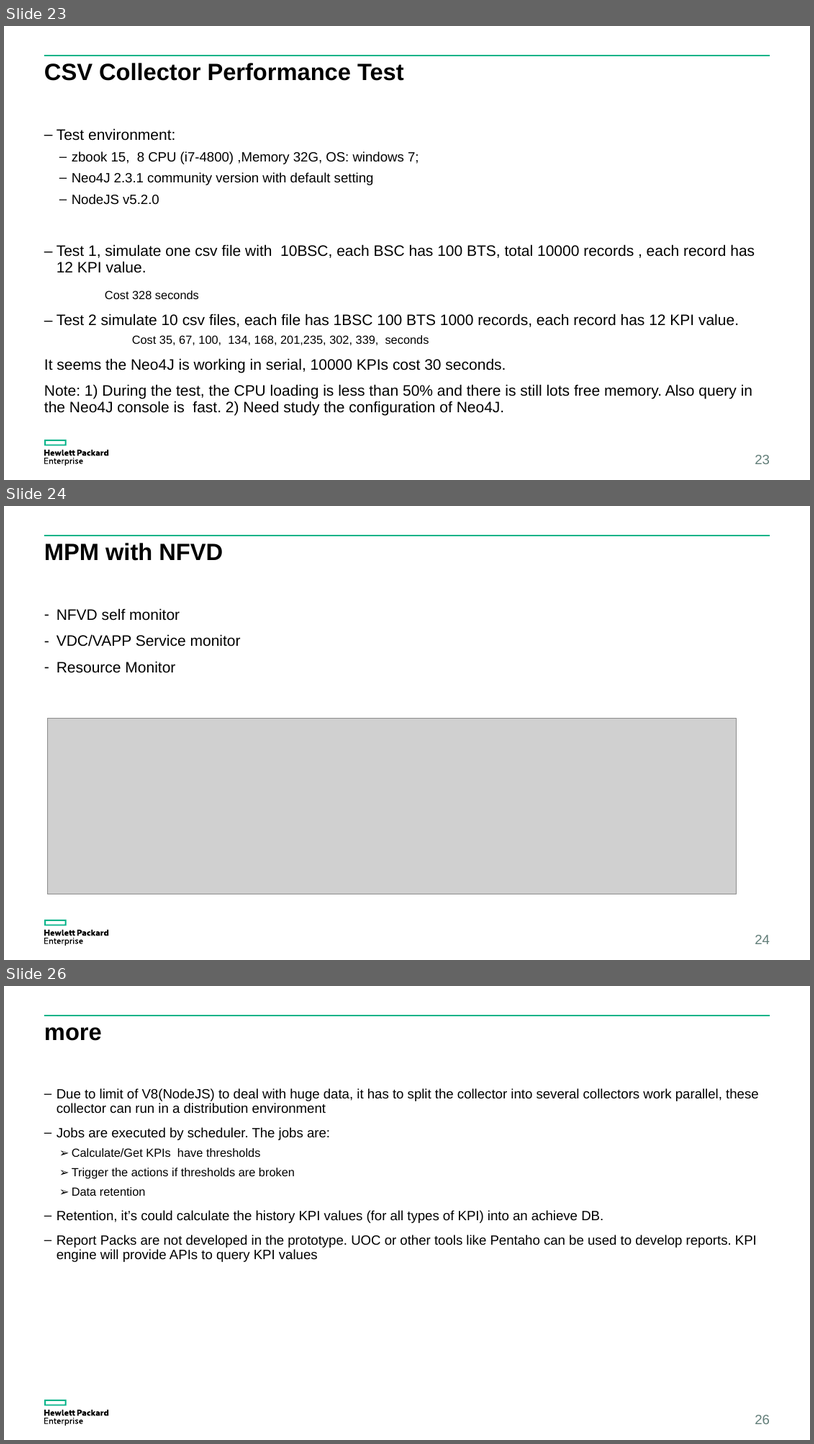
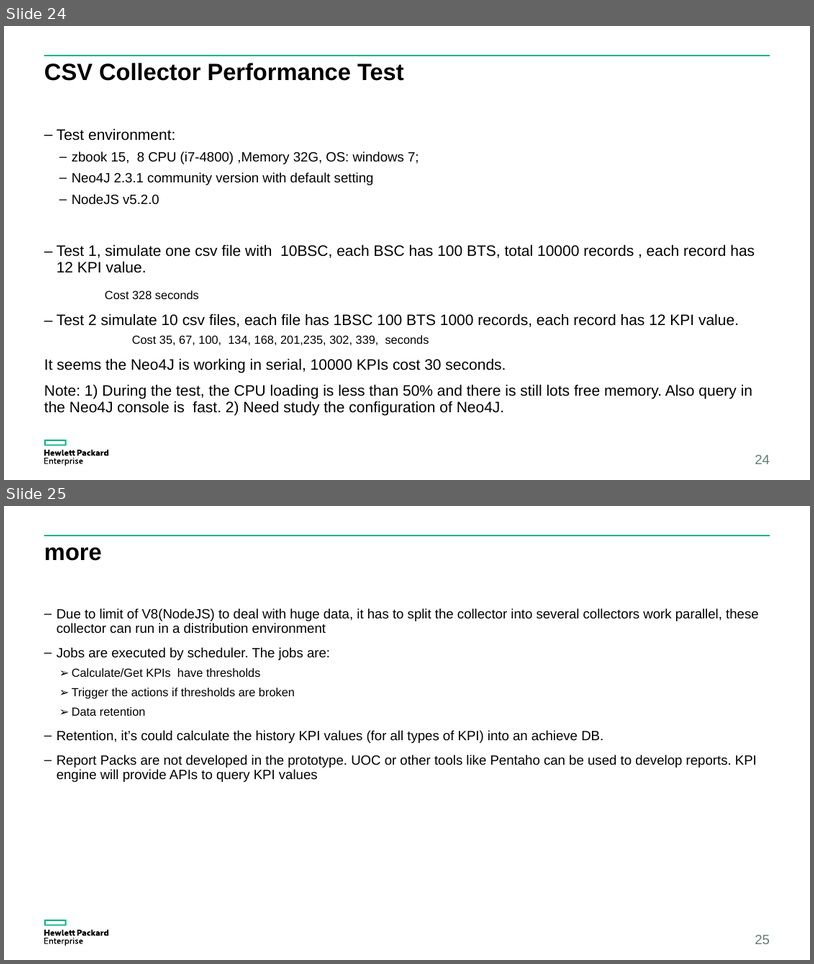
Before and after one commit to yzgang76/MPM, a slide deck: doc/OSSP V2.pptx. Shown one above the other, each under a label of ours: slides 23, 24 and 26 before the commit, slides 24 and 25 after it; the slides between them are not shown. The pictures are 814x1444 and 814x964 pixels, drawn with LibreOffice and Linux fonts; fonts in the diff are those of the drawing; grey boxes stand for pictures. Boxes give left, top, right and bottom in pixels: in the first picture for what was removed or moved away, otherwise in the second. Text is boxed around its words. In the diff, an @@ line names an element or a change of style, - is before the commit and + after.

```diff
--- a/doc/OSSP V2.pptx
+++ b/doc/OSSP V2.pptx
@@ slide 24 removed at bbox=[4, 506, 810, 960], background #FFFFFF; not listed: 3 template elements that a slide beside it also shows @@
@@ title removed at bbox=[44, 543, 223, 561] @@
-MPM with NFVD
@@ text removed at bbox=[57, 608, 241, 673] @@
-– NFVD self monitor
-– VDC/VAPP Service monitor
-– Resource Monitor
@@ picture removed at bbox=[47, 718, 736, 894] @@
@@ page number removed at bbox=[755, 934, 770, 944] @@
-24
@@ what was slide 23 is now slide 24 @@
@@ page number at bbox=[755, 454, 770, 464]: text changed @@
-23
+24
@@ what was slide 26 is now slide 25 @@
@@ page number at bbox=[755, 934, 770, 944]: text changed @@
-26
+25
```
Also in this commit, not shown: 4 slides changed, 1 slide added.
